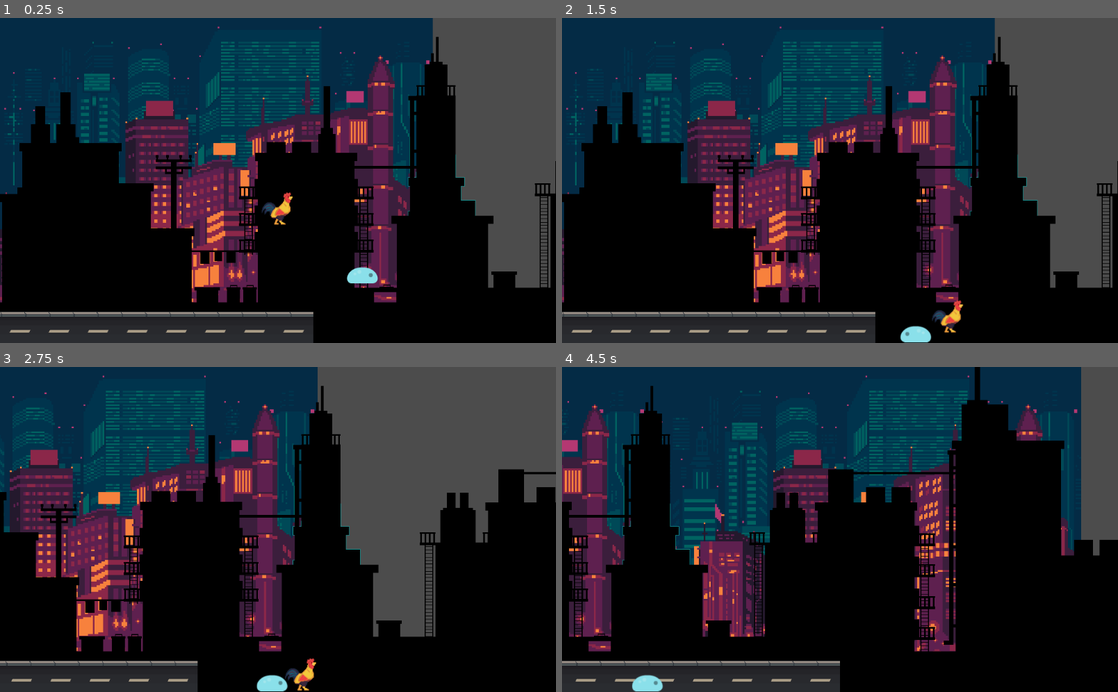
Above: before the commit, frames 1-4 (two rows, left to right).
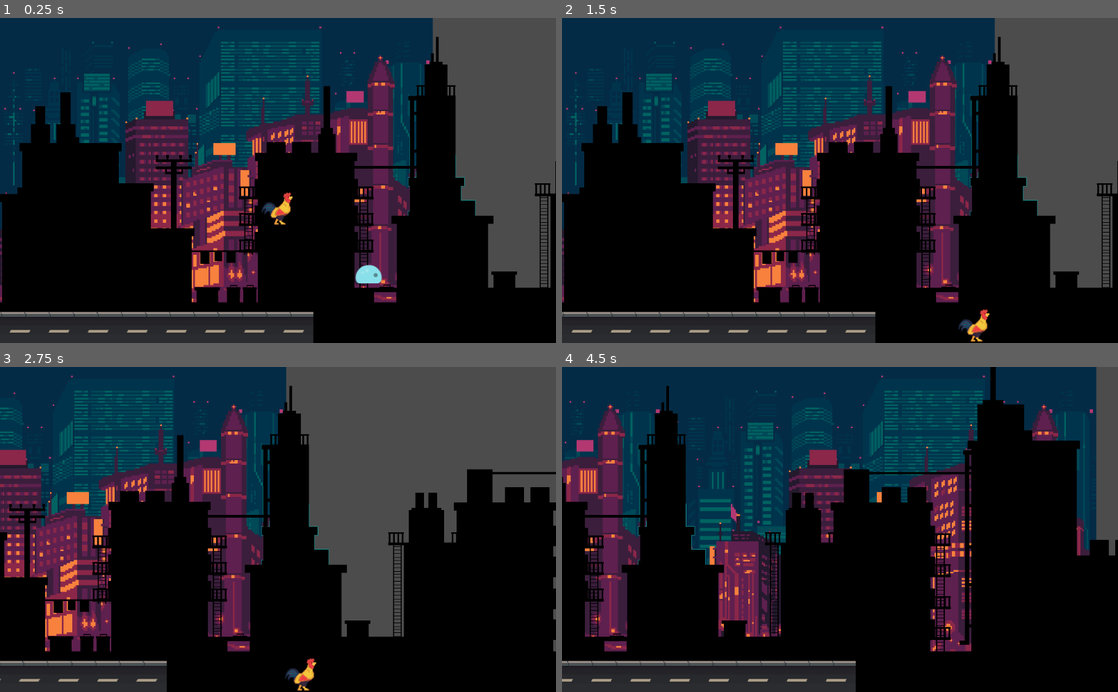
Above: after the commit, the same moments.

Repository: see4pablo/rooster-madness
Game: Godot game, scene res://Game.tscn
Two runs of this game, one before a commit and one after it. Both use one fixed random seed, a clock stepped at 60 frames per second and the inputs below.
Inputs (mouse positions are in pixels of both pictures, inside the frame that each line leads up to):
- Up to frame 1 (0.25 s): no input
- Up to frame 2 (1.5 s): move the mouse to (962, 164) at 0.52 s; hold D (move_right) from 0.53 s (still down); right-click (962, 164) at 0.6 s; tap Space (jump) at 0.77 s; move the mouse to (728, 196) at 1.27 s; right-click (728, 196) at 1.35 s
- Up to frame 3 (2.75 s): tap Space (jump) at 1.52 s; move the mouse to (333, 458) at 2.02 s; release D (move_right) at 2.03 s; hold A (move_left) from 2.03 s (still down); right-click (333, 458) at 2.1 s
- Up to frame 4 (4.5 s): move the mouse to (812, 594) at 2.77 s; release A (move_left) at 2.78 s; hold D (move_right) 2.78-4.28 s; right-click (812, 594) at 2.85 s; tap Space (jump) at 3.02, 3.77 s; move the mouse to (1006, 578) at 3.52 s; right-click (1006, 578) at 3.6 s; move the mouse to (673, 480) at 4.27 s; hold A (move_left) from 4.28 s (still down); right-click (673, 480) at 4.35 s

The runs differ from the first frame. In frame 1, 0.2% of the frame differs, in the area x 62-69%, y 75-82%; in frame 2, 0.8%; in frame 3, 32%, in the area x 0-100%, y 0-100%; in frame 4, 27%.

Commit message:
enemy's top_checker

Diff:
--- a/Enemies/enemy.gd
+++ b/Enemies/enemy.gd
@@ -1,12 +1,18 @@
 extends KinematicBody2D
+
+# vars to edit when change enemy type:
+var character_speed = 1
+export var search_rad = 300
+#------------------------------------
 
 var LEFT = -1
 var RIGHT = 1
 
 var velocity = Vector2()
+var move_speed = character_speed * Globals.UNIT_SIZE
+var gravity = 20
 export var direction = -1
 
-export var search_rad = 300
 
 # Called when the node enters the scene tree for the first time.
 func _ready():
@@ -32,8 +38,18 @@
 		direction = direction * -1
 		$AnimatedSprite.flip_h = not $AnimatedSprite.flip_h
 
-	velocity.y += 20
+	velocity.y += gravity
 
-	velocity.x = 50*direction
+	velocity.x = move_speed*direction
 
 	velocity = move_and_slide(velocity, Vector2.UP)
+
+
+
+func _on_top_checker_body_entered(body):
+	$AnimatedSprite.play("squashed")
+	move_speed = 0
+	set_collision_layer_bit(5, false)
+	set_collision_mask_bit(0, false)
+	$top_checker.set_collision_layer_bit(5, false)
+	$top_checker.set_collision_mask_bit(0, false)
--- a/Enemies/enemy.tscn
+++ b/Enemies/enemy.tscn
@@ -7,29 +7,32 @@
 
 [sub_resource type="SpriteFrames" id=1]
 animations = [ {
+"frames": [ ExtResource( 4 ) ],
+"loop": true,
+"name": "squashed",
+"speed": 5.0
+}, {
 "frames": [ ExtResource( 3 ), ExtResource( 2 ) ],
 "loop": true,
 "name": "crawl",
 "speed": 3.0
-}, {
-"frames": [ ExtResource( 4 ) ],
-"loop": true,
-"name": "squashed",
-"speed": 5.0
 } ]
 
 [sub_resource type="RectangleShape2D" id=2]
 extents = Vector2( 24.1338, 12.116 )
 
+[sub_resource type="RectangleShape2D" id=3]
+extents = Vector2( 22.5566, 4.77011 )
+
 [node name="enemy" type="KinematicBody2D"]
 collision_layer = 16
-collision_mask = 5
+collision_mask = 2147483653
 script = ExtResource( 1 )
 
 [node name="AnimatedSprite" type="AnimatedSprite" parent="."]
 frames = SubResource( 1 )
 animation = "crawl"
-frame = 1
+playing = true
 
 [node name="CollisionShape2D" type="CollisionShape2D" parent="."]
 position = Vector2( 0.0168381, 4.98799 )
@@ -44,3 +47,12 @@
 enabled = true
 cast_to = Vector2( -300, 0 )
 collide_with_areas = true
+
+[node name="top_checker" type="Area2D" parent="."]
+collision_layer = 16
+collision_mask = 5
+
+[node name="CollisionShape2D" type="CollisionShape2D" parent="top_checker"]
+position = Vector2( 0, -12.102 )
+shape = SubResource( 3 )
+[connection signal="body_entered" from="top_checker" to="." method="_on_top_checker_body_entered"]
--- a/project.godot
+++ b/project.godot
@@ -58,7 +58,7 @@
 
 [layer_names]
 
-2d_physics/layer_1="character"
+2d_physics/layer_1="player"
 2d_physics/layer_2="objects"
 2d_physics/layer_3="objects_from_character"
 2d_physics/layer_4="objects_from_enemies"
Not shown: 1 places in Enemies/enemy.tscn that only renumber resources
